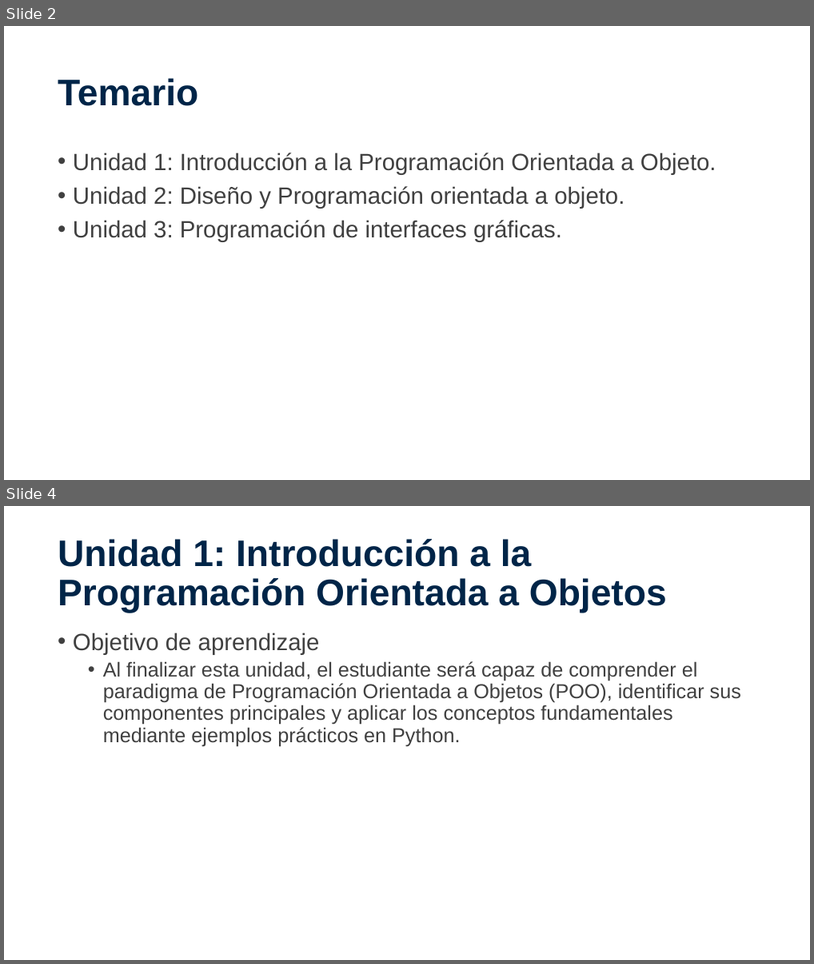
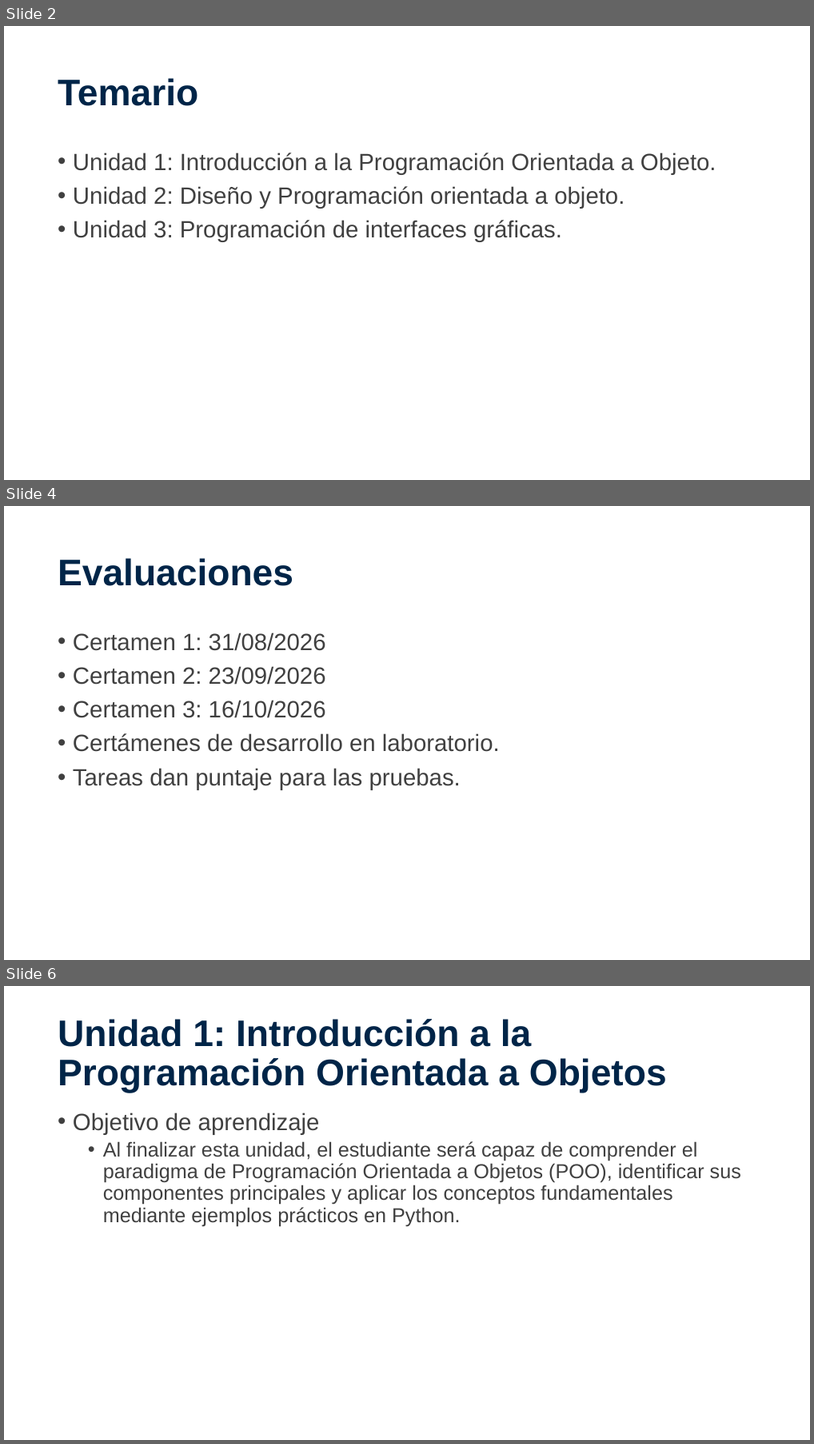
Before and after one commit to VictorBorquez-VBH/Taller-Programacion-Python-AIEP, a slide deck: POO_01.pptx. Shown one above the other, each under a label of ours: slides 2 and 4 before the commit, slides 2, 4 and 6 after it; the slides between them are not shown. The pictures are 814x964 and 814x1444 pixels, drawn with LibreOffice and Linux fonts; fonts in the diff are those of the drawing; background and template pictures are left out. Boxes give left, top, right and bottom in pixels: in the first picture for what was removed or moved away, otherwise in the second. Text is boxed around its words. In the diff, an @@ line names an element or a change of style, - is before the commit and + after.

```diff
--- a/POO_01.pptx
+++ b/POO_01.pptx
@@ slide 4 added at bbox=[4, 506, 810, 960], background picture (left out) @@
@@ title added at bbox=[58, 558, 294, 586], 44 pt, text #002548, bold @@
+Evaluaciones
@@ text added at bbox=[73, 632, 500, 790], 28 pt, text #404040 @@
+• Certamen 1: 31/08/2026
+• Certamen 2: 23/09/2026
+• Certamen 3: 16/10/2026
+• Certámenes de desarrollo en laboratorio.
+• Tareas dan puntaje para las pruebas.
@@ what was slide 4 is now slide 6 @@
```
Also in this commit, not shown: 1 slide changed, 1 other slide added, 15 slides removed, 12 other files.
